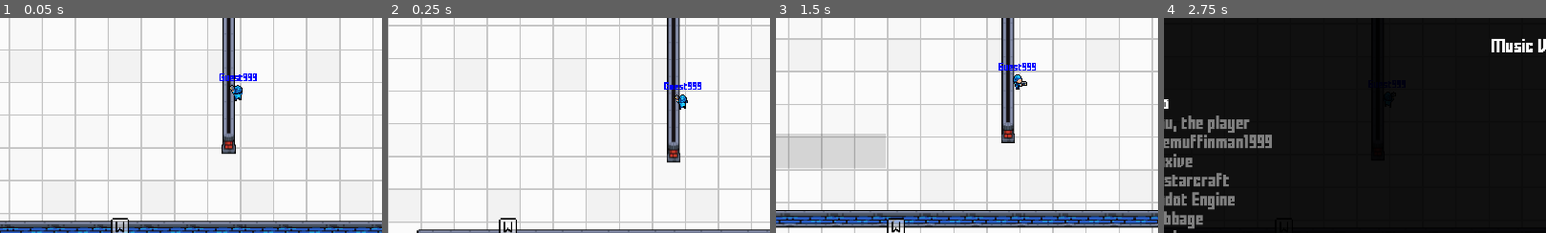
Above: before the commit, frames 1-4 (left to right).
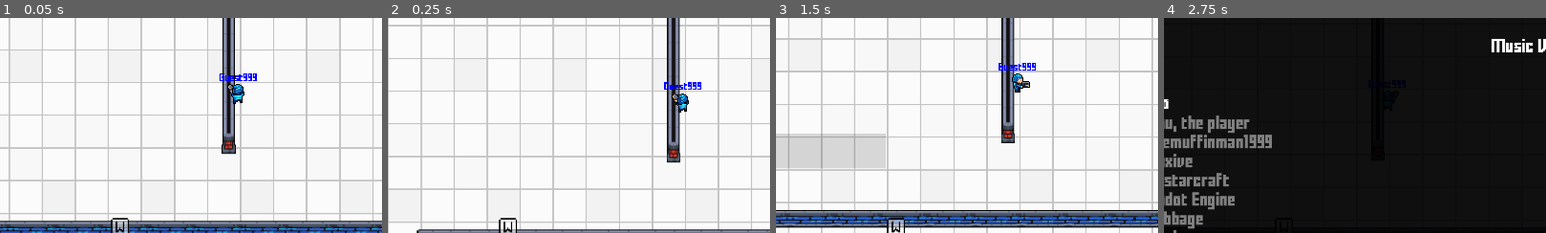
Above: after the commit, the same moments.

Repository: MarshallJDem/SuperCTF
Game: Godot game, scene res://GameContent/Main.tscn
The game is run twice, just before and just after one commit, with the same random seed, the same clock (stepped at 60 frames per second) and the same inputs. This scene is started directly instead of the project's main scene. Sound files missing from this copy of the repository are replaced by a short silence.
Inputs (mouse positions are % of the whole screen's width and height, from its top left):
- Up to frame 1 (0.05 s): no input
- Up to frame 2 (0.25 s): no input
- Up to frame 3 (1.5 s): click (15, 67) at 0.52 s; type "12" at 0.6 s; tap Enter at 1.25 s; move the mouse to (72, 45) at 1.27 s; press the mouse at (72, 45) at 1.28 s; hold Right from 1.28 s (still down)
- Up to frame 4 (2.75 s): tap Space at 1.52 s; release Right at 2 s; release the mouse at (72, 45) at 2 s; click "Options" at 2 s
The pictures show only the part of the screen within x 16-66%, y 36-86%; the shares and areas given below are measured in that part.

The runs differ from the first frame. In frame 1, 0.2% of the frame differs, in the area x 59-64%, y 30-40%; in frame 2, 0.2%; in frame 3, 0.2%; in frame 4, less than 0.1%.

Commit message:
Scaling changes

Diff:
--- a/GameContent/Player.tscn
+++ b/GameContent/Player.tscn
@@ -28,12 +28,13 @@
 script = ExtResource( 1 )
 
 [node name="Sprite_Bottom" type="Sprite" parent="."]
-position = Vector2( 0, -0.3 )
+scale = Vector2( 1.3, 1.3 )
 texture = ExtResource( 3 )
 vframes = 4
 hframes = 8
 
 [node name="Sprite_Top" type="Sprite" parent="."]
+scale = Vector2( 1.3, 1.3 )
 texture = ExtResource( 2 )
 vframes = 4
 hframes = 8
--- a/Globals.gd
+++ b/Globals.gd
@@ -92,7 +92,8 @@
 		port = int(arguments["port"]);
 	if arguments.has("isServer"):
 		isServer = true if arguments["isServer"] == "true" else false;
-
+	if !OS.has_feature("editor"):
+		testing = false;
 	experimental = OS.has_feature("debug") and !OS.has_feature("editor");
 	if experimental:
 		get_tree().change_scene("res://GameContent/Main.tscn");
